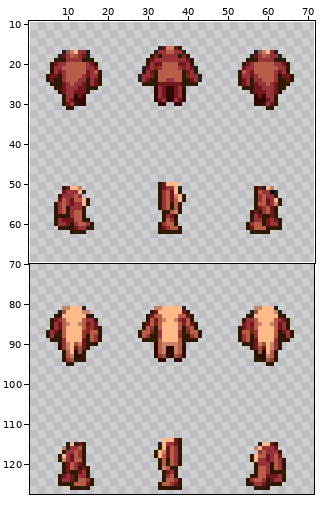
One commit to this sprite sheet: spriteData/11/adult/5.gif. Above, an overview of the earlier version with the close-up marked.
Close-up. Before the edit:
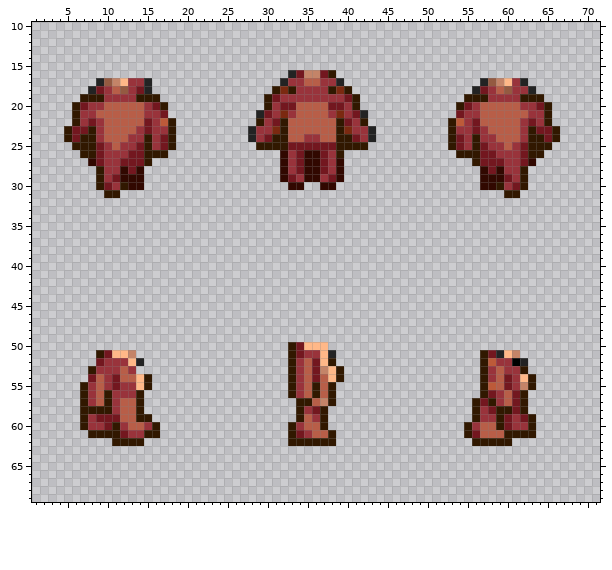
The file is 72x128 pixels. Colours within 5 levels of each other are drawn and written as one. Shown: x 1..71, y 10..69. The wide view leaves out empty margins. The commit also changed other parts of the picture, which this record leaves out.
Once edited:
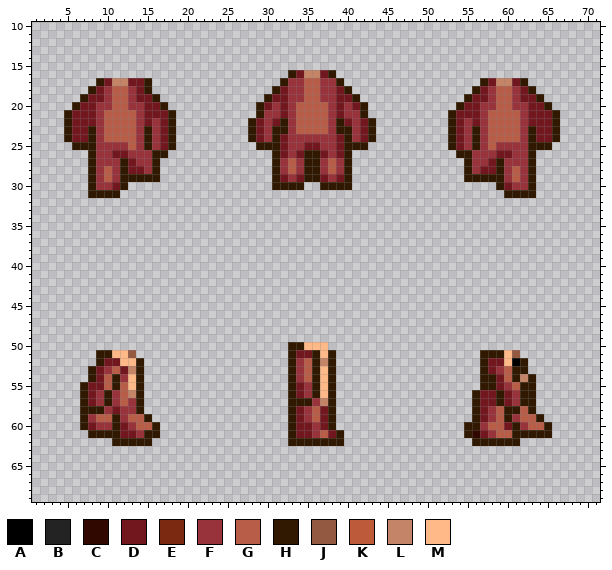
Palette (. is transparent): A #000000  B #232323  C #310800  D #73171f  E #7b2910  F #99333b  G #b85e48  H #311800  J #945a41  K #bd5a39  L #c48468  M #ffb888
Difference:
y 16: x 33 B -> H
y 17: x 9..10 BJ -> HD; x 12..15 MFFB -> LDDH; x 32 B -> H; x 39 B -> H; x 57..58 BJ -> HD; x 60..62 MFB -> LDH
y 18: x 8 B -> H; x 12 J -> G; x 15 B -> H; x 32..33 EH -> DF; x 35..36 FF -> GG; x 38..39 HE -> FD; x 56 B -> H; x 60 J -> G; x 62..63 FB -> DH
y 19: x 8..9 HH -> DD; x 11..12 FF -> GG; x 14..15 HH -> DD; x 32 F -> D; x 35..36 FF -> GG; x 39 F -> D; x 56..57 HH -> DD; x 59..60 FF -> GG; x 62..63 HH -> DD
y 20: x 8 F -> D; x 10 G -> F; x 13..15 GGF -> FFD; x 29..30 .H -> HD; x 33 D -> F; x 38 D -> F; x 41..42 H. -> DH; x 56..58 FGG -> DFF; x 61 G -> F; x 63 F -> D
y 21: x 5..9 .HFFG -> HDDDF; x 14..16 GFF -> FDD; x 18 . -> H; x 29..30 BD -> HF; x 32 E -> D; x 39 E -> D; x 41..42 DB -> FH; x 53 . -> H; x 55..57 FFG -> DDF; x 62..66 GFFH. -> FDDDH
y 22: x 5..7 .HF -> HDD; x 14 G -> F; x 17 K -> D; x 28..29 .H -> HD; x 33 G -> F; x 38 G -> F; x 42..43 H. -> DH; x 54 K -> D; x 57 G -> F; x 64..66 FH. -> DDH
y 23: x 15 D -> H; x 17 F -> D; x 28..29 BF -> HD; x 31 E -> H; x 33 G -> F; x 38 G -> F; x 40 E -> H; x 42..43 FB -> DH; x 54 F -> D; x 56 D -> H
y 24: x 7 H -> D; x 13 F -> G; x 28..30 BFD -> HDF; x 32..34 HGG -> DFF; x 37..39 GGH -> FFD; x 41..43 DFB -> FDH; x 58 F -> G; x 64 H -> D
y 25: x 9 D -> F; x 11 G -> F; x 13..14 FD -> GF; x 32..34 HDD -> DFF; x 37..39 DDH -> FFD; x 57..58 DF -> FG; x 60 G -> F; x 62 D -> F
y 26: x 7 H -> .; x 9 D -> F; x 11..15 FFDDH -> DDFFF; x 31..32 .C -> HD; x 35..36 CC -> HH; x 39..40 H. -> DH; x 56..60 HDDFF -> FFFDD; x 62 D -> F; x 64 H -> .
y 27: x 8..9 CD -> HF; x 12 D -> H; x 14..16 DH. -> FFH; x 31..40 .CFDCCDFC. -> HFGFHHFGFH; x 55..57 .HD -> HFF; x 59 D -> H; x 62..63 DC -> FH
y 28: x 8..10 .HF -> HFG; x 12 C -> H; x 14..16 C.. -> DFH; x 31..40 .CFDCCDFC. -> HFGFHHFGFH; x 55..57 ..C -> HFD; x 59 C -> H; x 61..63 FH. -> GFH
y 29: x 8..16 .HFDCCC.. -> HFGFHHHHH; x 31..40 .CDFCCFDC. -> HDFDHHDFDH; x 55..63 ..CCCDFH. -> HHHHHFGFH
y 30: x 8..11 .HDF -> HFFD; x 13..14 CC -> ..; x 31..34 ..CC -> HHHH; x 37..40 CC.. -> HHHH; x 57..58 CC -> ..; x 60..63 FDH. -> DFFH
y 31: x 8..9 .. -> HH; x 62..63 .. -> HH
y 50: x 34 D -> H
y 51: x 10 D -> H; x 13 L -> J; x 35..36 FF -> DH; x 38 B -> H; x 58..59 DB -> HH; x 61 L -> J
y 52: x 9..12 DFFF -> HDDM; x 14 B -> H; x 36..37 DM -> HL; x 58..60 KFF -> DDM; x 62 B -> H
y 53: x 9 F -> D; x 11..14 FGF. -> GDLH; x 36..39 DLMH -> HMH.; x 58..61 FGFF -> DFGH
y 54: x 8..15 DGFDGGMH -> HDGHFMH.; x 36..39 DGMH -> HMH.; x 58..62 FGDFM -> HDGHL
y 55: x 8..15 FGFDFFMH -> DDGHGMH.; x 34..35 FG -> DF; x 37 G -> M; x 58..62 KGDFL -> HDFGH
y 56: x 8..9 FG -> DF; x 12..13 FF -> GL; x 34..35 FG -> DF; x 37 G -> M; x 56..57 .H -> HD; x 59..61 FGD -> HDF; x 63 . -> H
y 57: x 8..9 FG -> DF; x 13 G -> F; x 33 . -> H; x 36 G -> F; x 58..61 HFGD -> DHDF; x 63 . -> H
y 58: x 10..13 HFGG -> FDFF; x 33..34 .H -> HD; x 36..38 DH. -> GDH; x 57..59 FDH -> DFG; x 61..63 DH. -> HGH
y 59: x 9..12 DDDG -> GGHF; x 14 H -> G; x 33..38 .HGFH. -> HDFGDH; x 57 F -> D; x 59..60 HD -> GH; x 62..64 DH. -> GGH
y 60: x 8 F -> D; x 10 D -> F; x 12..13 FG -> DF; x 15 F -> G; x 34..38 FGGH. -> DDFDH; x 56..57 FG -> HF; x 59 H -> G; x 61 F -> H; x 63..65 H.. -> GGH
y 61: x 13 F -> D; x 35..36 FG -> DF; x 38..39 H. -> DH; x 56..58 DGG -> CDF; x 60 H -> G; x 64..65 .. -> HH
y 62: x 15 . -> H; x 39 . -> H; x 61 . -> H
Changed places in both close-ups, as pixel boxes (x1, y1, x2, y2):
changed: (248, 70, 376, 190)
changed: (64, 78, 176, 198)
changed: (448, 78, 560, 198)
changed: (288, 342, 344, 446)
changed: (88, 350, 152, 446)
changed: (472, 350, 552, 446)
